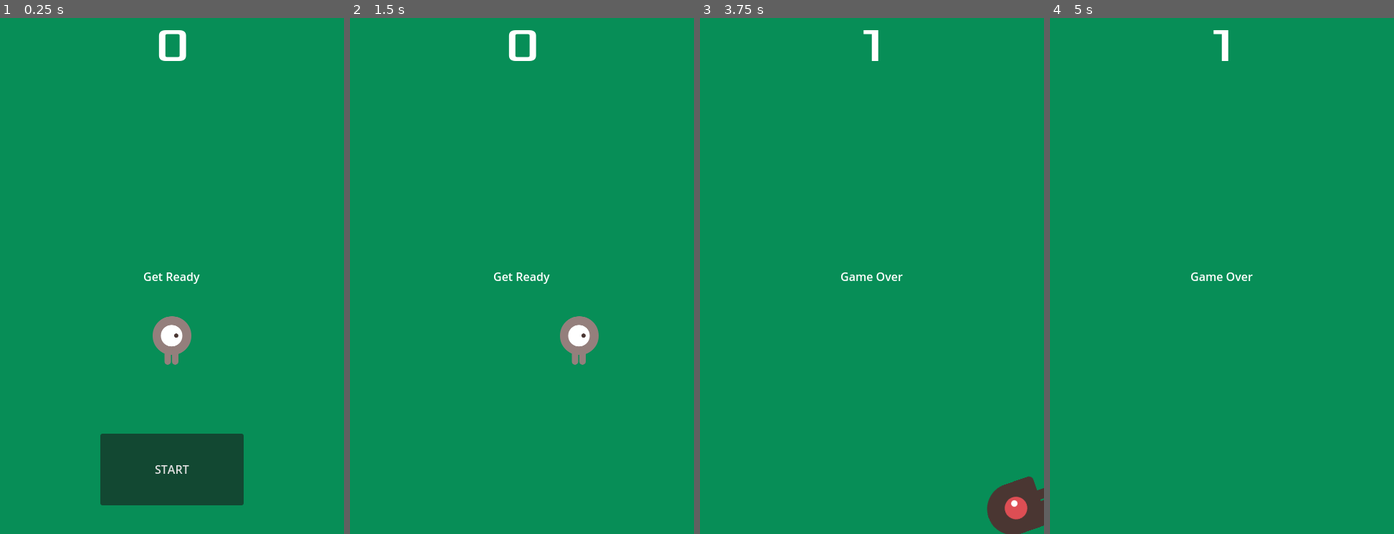
Above: before the commit, frames 1-4 (left to right).
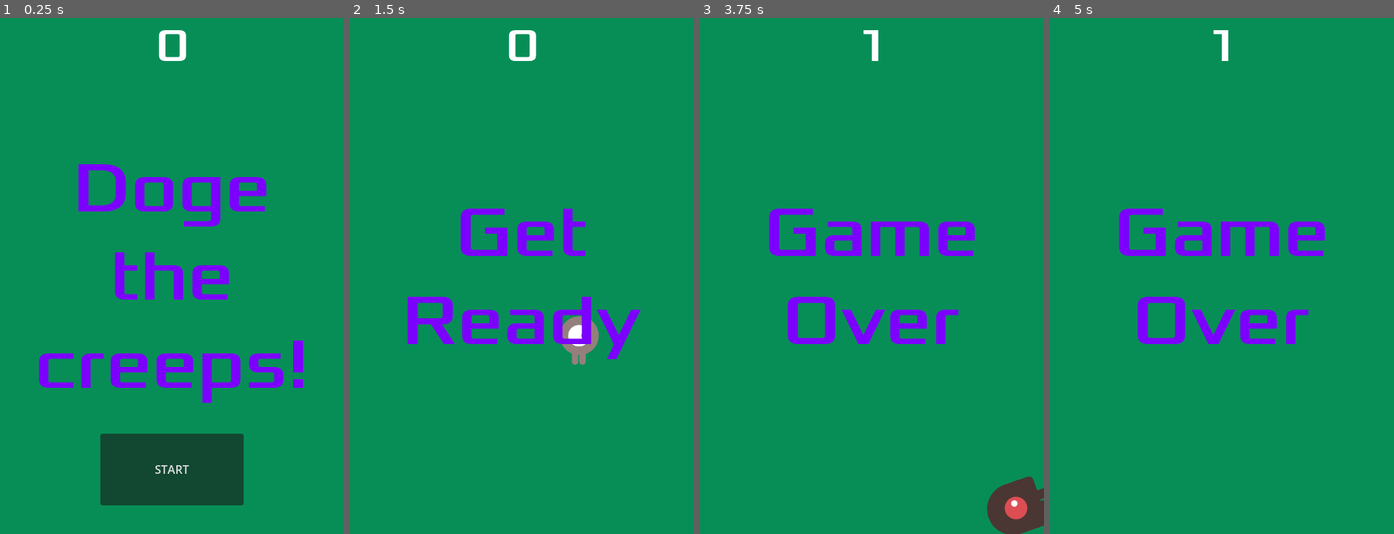
Above: after the commit, the same moments.

Repository: StanaAndrei/dodge_the_creeps_2d
Game: Godot game, scene res://main.tscn
Two runs of this game, one before a commit and one after it. Both use one fixed random seed, a clock stepped at 60 frames per second and the inputs below.
Inputs:
- Up to frame 1 (0.25 s): no input
- Up to frame 2 (1.5 s): click "START" at 0.5 s; tap Enter at 1.25 s; hold Right (move_right) from 1.28 s (still down)
- Up to frame 3 (3.75 s): release Right (move_right) at 2.03 s; hold Down (move_down) 2.03-2.78 s; hold Right (move_right) 2.78-3.53 s; hold Up (move_up) from 3.53 s (still down)
- Up to frame 4 (5 s): release Up (move_up) at 4.28 s; hold Left (move_left) from 4.28 s (still down)

The runs differ from the first frame. In frame 1, 7.2% of the frame differs, in the area x 11-89%, y 28-75%; in frame 2, 4.4%; in frame 3, 4.3%; in frame 4, 4.3%.

Commit message:
added shrotcut

Diff:
--- a/hud.tscn
+++ b/hud.tscn
@@ -1,7 +1,13 @@
-[gd_scene load_steps=3 format=3 uid="uid://c8un2muhwmeqg"]
+[gd_scene load_steps=5 format=3 uid="uid://c8un2muhwmeqg"]
 
 [ext_resource type="FontFile" uid="uid://pun444jyu5vh" path="res://fonts/Xolonium-Regular.ttf" id="1_37p78"]
 [ext_resource type="Script" uid="uid://chktar6yo1xqc" path="res://hud.gd" id="1_64ctp"]
+
+[sub_resource type="InputEventAction" id="InputEventAction_64ctp"]
+action = &"start_game"
+
+[sub_resource type="Shortcut" id="Shortcut_8sq4i"]
+events = [SubResource("InputEventAction_64ctp")]
 
 [node name="HUD" type="CanvasLayer"]
 script = ExtResource("1_64ctp")
@@ -18,6 +24,9 @@
 offset_bottom = 37.5
 grow_horizontal = 2
 grow_vertical = 2
+theme_override_colors/font_color = Color(0.486275, 0, 1, 1)
+theme_override_fonts/font = ExtResource("1_37p78")
+theme_override_font_sizes/font_size = 100
 text = "Doge the creeps!"
 horizontal_alignment = 1
 vertical_alignment = 1
@@ -49,6 +58,7 @@
 offset_bottom = -40.0
 grow_horizontal = 2
 grow_vertical = 0
+shortcut = SubResource("Shortcut_8sq4i")
 text = "START"
 
 [node name="MessageTimer" type="Timer" parent="."]
--- a/main.gd
+++ b/main.gd
@@ -5,7 +5,7 @@
 
 # Called when the node enters the scene tree for the first time.
 func _ready() -> void:
-	new_game()
+	pass
 
 
 # Called every frame. 'delta' is the elapsed time since the previous frame.
--- a/project.godot
+++ b/project.godot
@@ -43,3 +43,9 @@
 "events": [Object(InputEventKey,"resource_local_to_scene":false,"resource_name":"","device":0,"window_id":0,"alt_presse …(194 unchanged characters)…
 ]
 }
+start_game={
+"deadzone": 0.2,
+"events": [Object(InputEventKey,"resource_local_to_scene":false,"resource_name":"","device":0,"window_id":0,"alt_pressed":false,"shift_pressed":false,"ctrl_pressed":false,"meta_pressed":false,"pressed":false,"keycode":0,"physical_keycode":4194309,"key_label":0,"unicode":0,"location":0,"echo":false,"script":null)
+, Object(InputEventKey,"resource_local_to_scene":false,"resource_name":"","device":0,"window_id":0,"alt_pressed":false,"shift_pressed":false,"ctrl_pressed":false,"meta_pressed":false,"pressed":false,"keycode":0,"physical_keycode":32,"key_label":0,"unicode":0,"location":0,"echo":false,"script":null)
+]
+}
